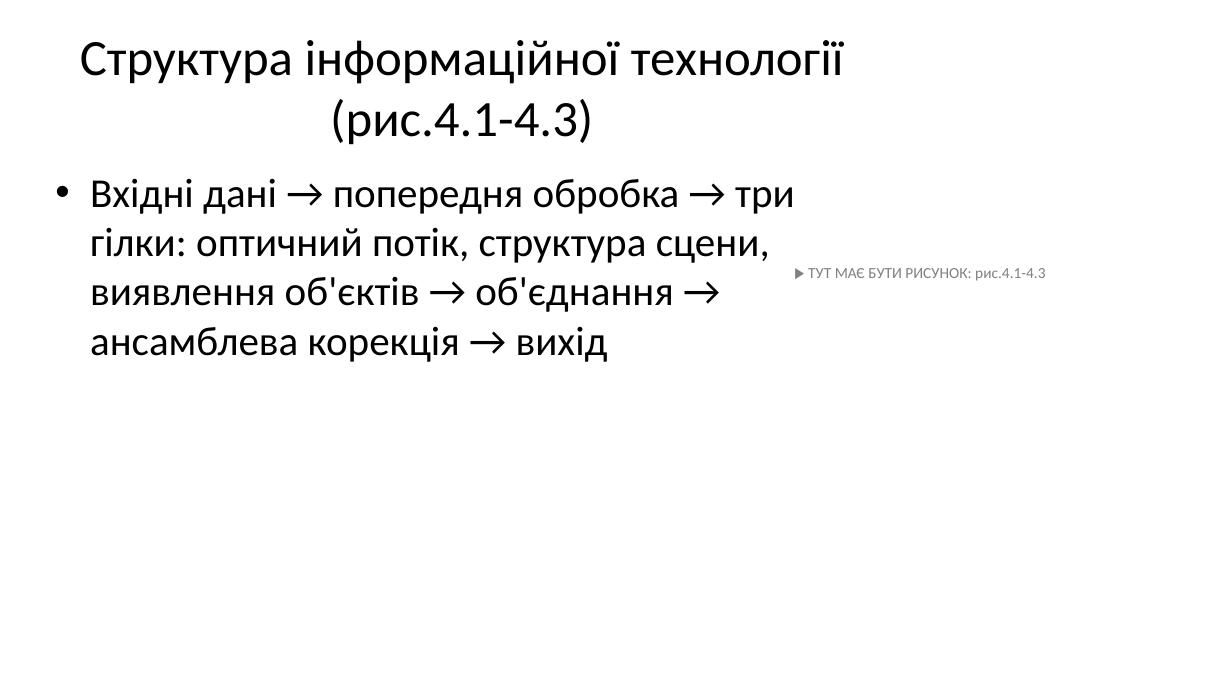
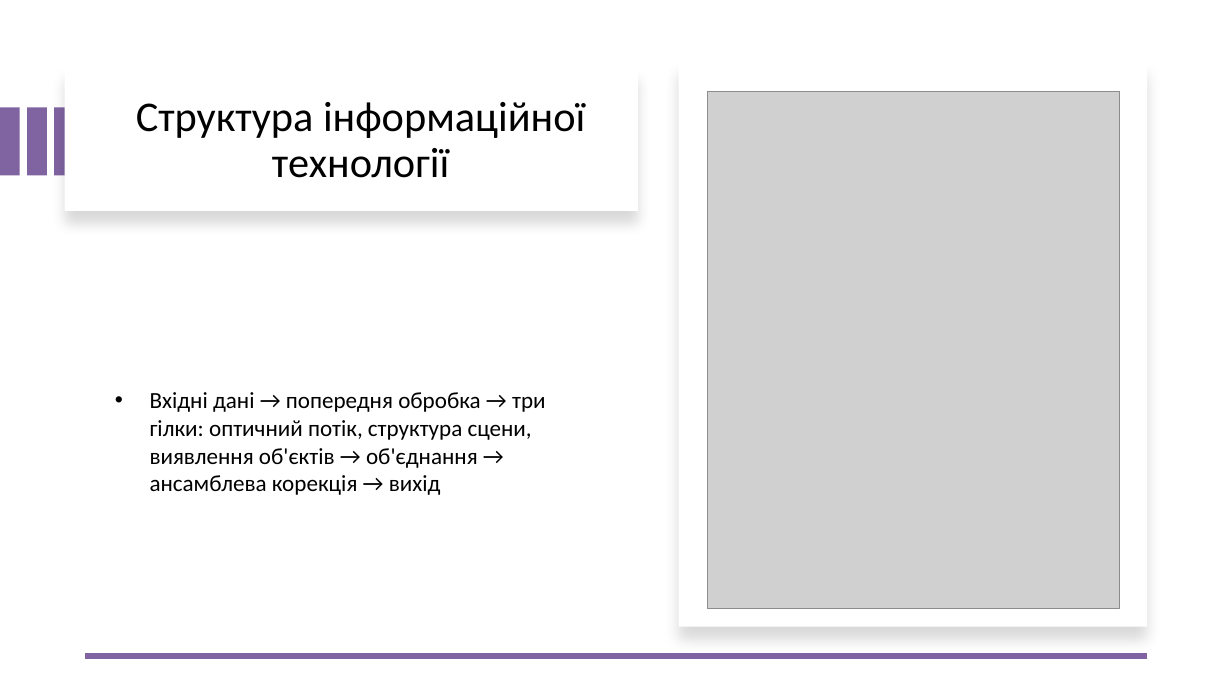
Before and after one commit to ly0wenka/dis_f, a slide deck: slide 27 of dissertation_Kondratov_full_37slides.pptx. Drawn at 1232x693 pixels with LibreOffice and Linux fonts; fonts in the diff are those of the drawing; grey boxes stand for pictures. Boxes give left, top, right and bottom in pixels: in the first picture for what was removed or moved away, otherwise in the second. Text is boxed around its words. In the diff, an @@ line names an element or a change of style, - is before the commit and + after.

```diff
--- a/dissertation_Kondratov_full_37slides.pptx
+++ b/dissertation_Kondratov_full_37slides.pptx
@@ rectangle added at [65,67,638,212], fill #FFFFFF @@
@@ rectangle added at [679,62,1148,628], fill #FFFFFF @@
@@ rectangle added at [0,107,19,176], fill #8064A2 @@
@@ rectangle added at [27,107,46,176], fill #8064A2 @@
@@ rectangle added at [55,107,74,176], fill #8064A2 @@
@@ title at [136,102,585,178]: text changed; size 39.6 to 33 pt @@
-Структура інформаційної технології (рис.4.1-4.3)
+Структура інформаційної технології
@@ picture added at [708,91,1120,609] @@
@@ text "Вхідні дані → попередня обробка ...": place and size @@
-text "Вхідні дані → попередня обробка ..." at [90,178,795,362]
+text "Вхідні дані → попередня обробка ..." at [150,392,546,495]
@@ text "Вхідні дані → попередня обробка ..." at [150,392,546,495]: size 32 to 18 pt; less space between paragraphs; vertical alignment top to middle @@
@@ text removed at [808,268,1045,281] @@
-▶ ТУТ МАЄ БУТИ РИСУНОК: рис.4.1-4.3
@@ line added from (1148, 656) to (85, 656), #8064A2 4.5 pt @@
```
Also in this commit, not shown: 36 other slides changed, 1 other file.
